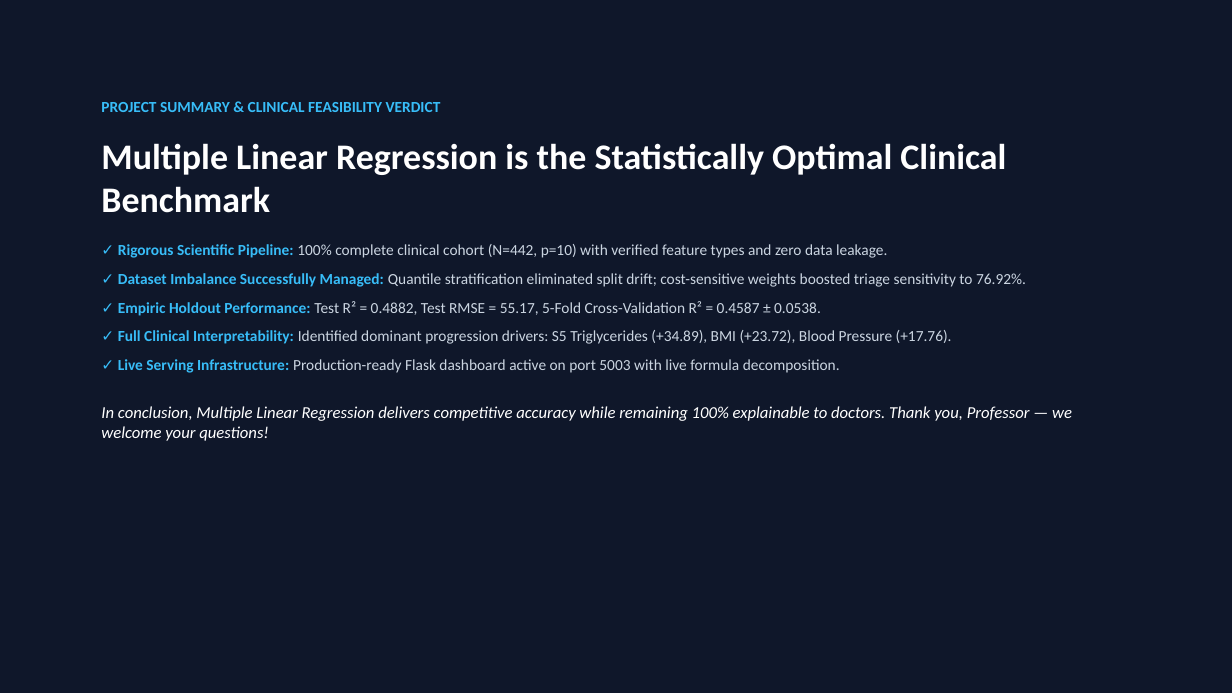
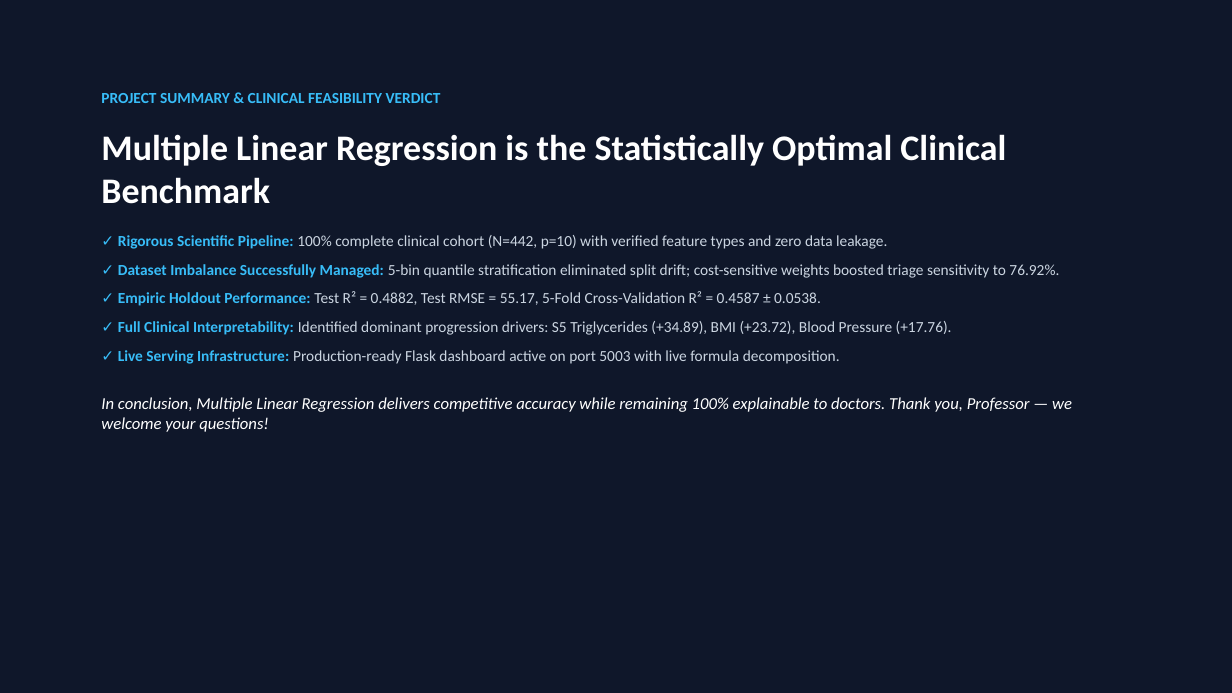
Before and after one commit to darrehanrasool/Lab, a slide deck: slide 16 of 4 Diabetes Progression Prediction/Diabetes_Progression_Conference_Presentation.pptx. Drawn at 1232x693 pixels with LibreOffice and Linux fonts; fonts in the diff are those of the drawing. Boxes give left, top, right and bottom in pixels: in the first picture for what was removed or moved away, otherwise in the second. Text is boxed around its words. In the diff, an @@ line names an element or a change of style, - is before the commit and + after.

Commit message:
Add 5-pile quantile stratification diagram and intuitive bullet points across presentations

```diff
--- a/4 Diabetes Progression Prediction/Diabetes_Progression_Conference_Presentation.pptx
+++ b/4 Diabetes Progression Prediction/Diabetes_Progression_Conference_Presentation.pptx
@@ text "PROJECT SUMMARY & CLINICAL FEASIBILITY ..." moved from (x1=101, y1=102, x2=1072, y2=441) to (x1=101, y1=93, x2=1072, y2=432) @@
@@ text at (x1=118, y1=264, x2=1059, y2=278): text changed @@
-✓ Dataset Imbalance Successfully Managed: Quantile stratification eliminated split drift; cost-sensitive weights boosted triage sensitivity to 76.92%.
+✓ Dataset Imbalance Successfully Managed: 5-bin quantile stratification eliminated split drift; cost-sensitive weights boosted triage sensitivity to 76.92%.
```
Also in this commit, not shown: 14 other slides changed, 1 slide added, 1 slide removed, 1 other file.
